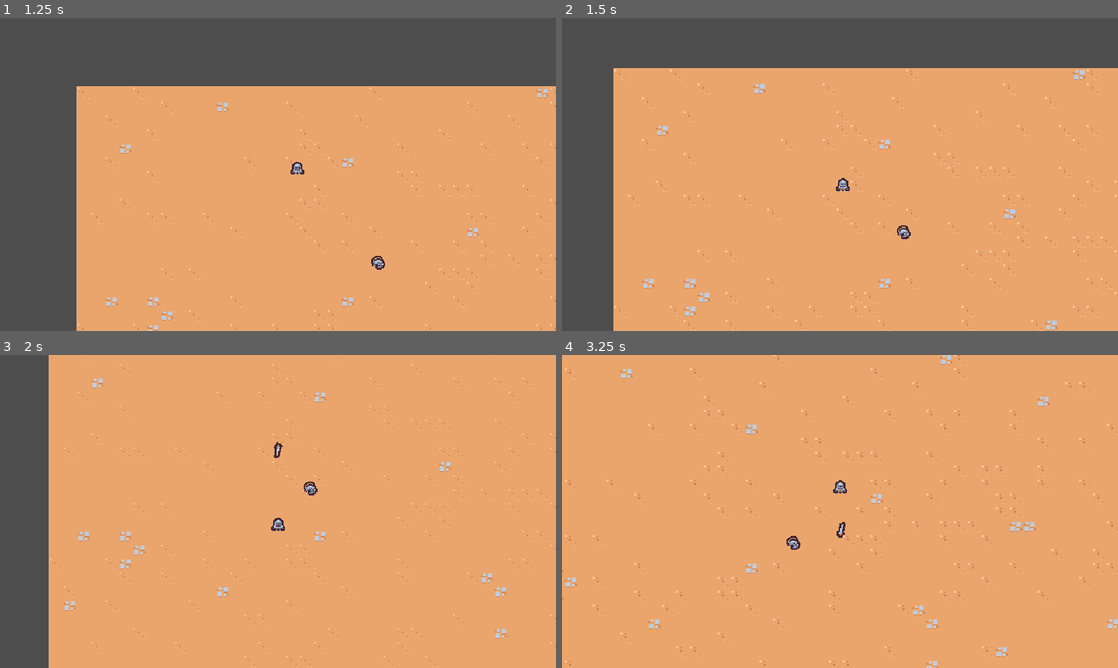
Above: before the commit, frames 1-4 (two rows, left to right).
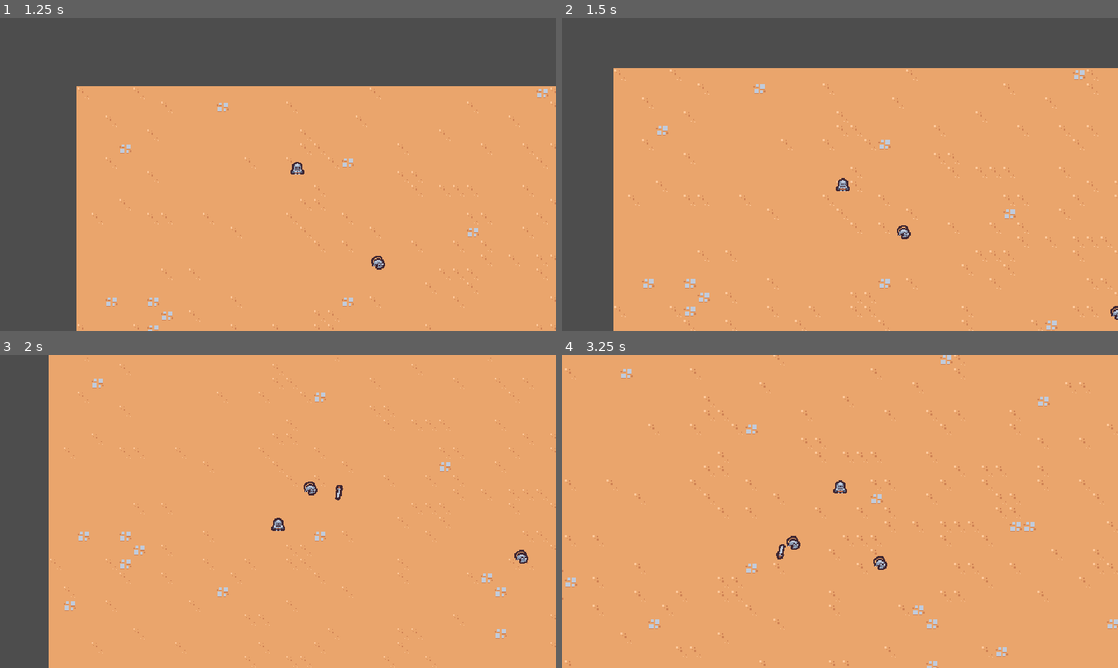
Above: after the commit, the same moments.

Repository: tylerfedoris/vampire-survivors-clone
Game: Godot game, scene res://scenes/main/main.tscn
Two runs of this game, one before a commit and one after it. Both use one fixed random seed, a clock stepped at 60 frames per second and the inputs below.
Inputs:
- Up to frame 1 (1.25 s): hold D (move_right) from 0.53 s (still down)
- Up to frame 2 (1.5 s): release D (move_right) at 1.28 s; hold S (move_down) from 1.28 s (still down)
- Up to frame 3 (2 s): keep holding S (move_down)
- Up to frame 4 (3.25 s): release S (move_down) at 2.03 s; hold D (move_right) 2.03-2.78 s; hold W (move_up) from 2.78 s (still down)

Frame 1 is identical in both runs. In frame 2, less than 0.1% of the frame differs, in the area x 98-100%, y 92-97%; in frame 3, 0.2%; in frame 4, 0.2%, in the area x 38-59%, y 53-69%.

Commit message:
Targeting Enemies With Sword Ability

Diff:
--- a/scenes/abilities/sword_ability_controller/sword_ability_controller.gd
+++ b/scenes/abilities/sword_ability_controller/sword_ability_controller.gd
@@ -1,4 +1,6 @@
 extends Node
+
+const MAX_RANGE = 150
 
 @export var sword_ability: PackedScene
 
@@ -13,6 +15,21 @@
 	if player == null:
 		return
 
+	var enemies = get_tree().get_nodes_in_group("enemy")
+	enemies = enemies.filter(func(enemy: Node2D):
+		return enemy.global_position.distance_squared_to(player.global_position) < pow(MAX_RANGE, 2)
+	)
+
+	if enemies.size() == 0:
+		return
+
+	enemies.sort_custom(func(a: Node2D, b: Node2D):
+		var a_distance = a.global_position.distance_squared_to(player.global_position)
+		var b_distance = b.global_position.distance_squared_to(player.global_position)
+
+		return a_distance < b_distance
+	)
+
 	var sword_instance = sword_ability.instantiate() as Node2D
 	player.get_parent().add_child(sword_instance)
-	sword_instance.global_position = player.global_position
+	sword_instance.global_position = enemies[0].global_position
--- a/scenes/basic_enemy/basic_enemy.tscn
+++ b/scenes/basic_enemy/basic_enemy.tscn
@@ -6,7 +6,7 @@
 [sub_resource type="CircleShape2D" id="CircleShape2D_wt57m"]
 radius = 5.0
 
-[node name="BasicEnemy" type="CharacterBody2D"]
+[node name="BasicEnemy" type="CharacterBody2D" groups=["enemy"]]
 collision_layer = 0
 script = ExtResource("1_uq2ja")
 
--- a/scenes/main/main.tscn
+++ b/scenes/main/main.tscn
@@ -19,3 +19,6 @@
 
 [node name="BasicEnemy" parent="." instance=ExtResource("4_qv5me")]
 position = Vector2(427, 255)
+
+[node name="BasicEnemy2" parent="." instance=ExtResource("4_qv5me")]
+position = Vector2(682, 333)
